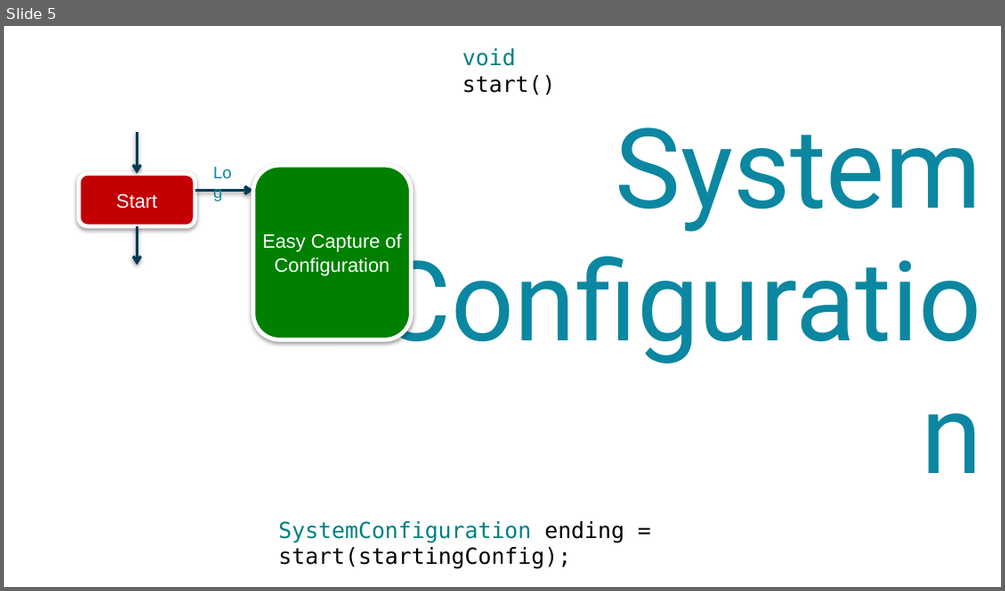
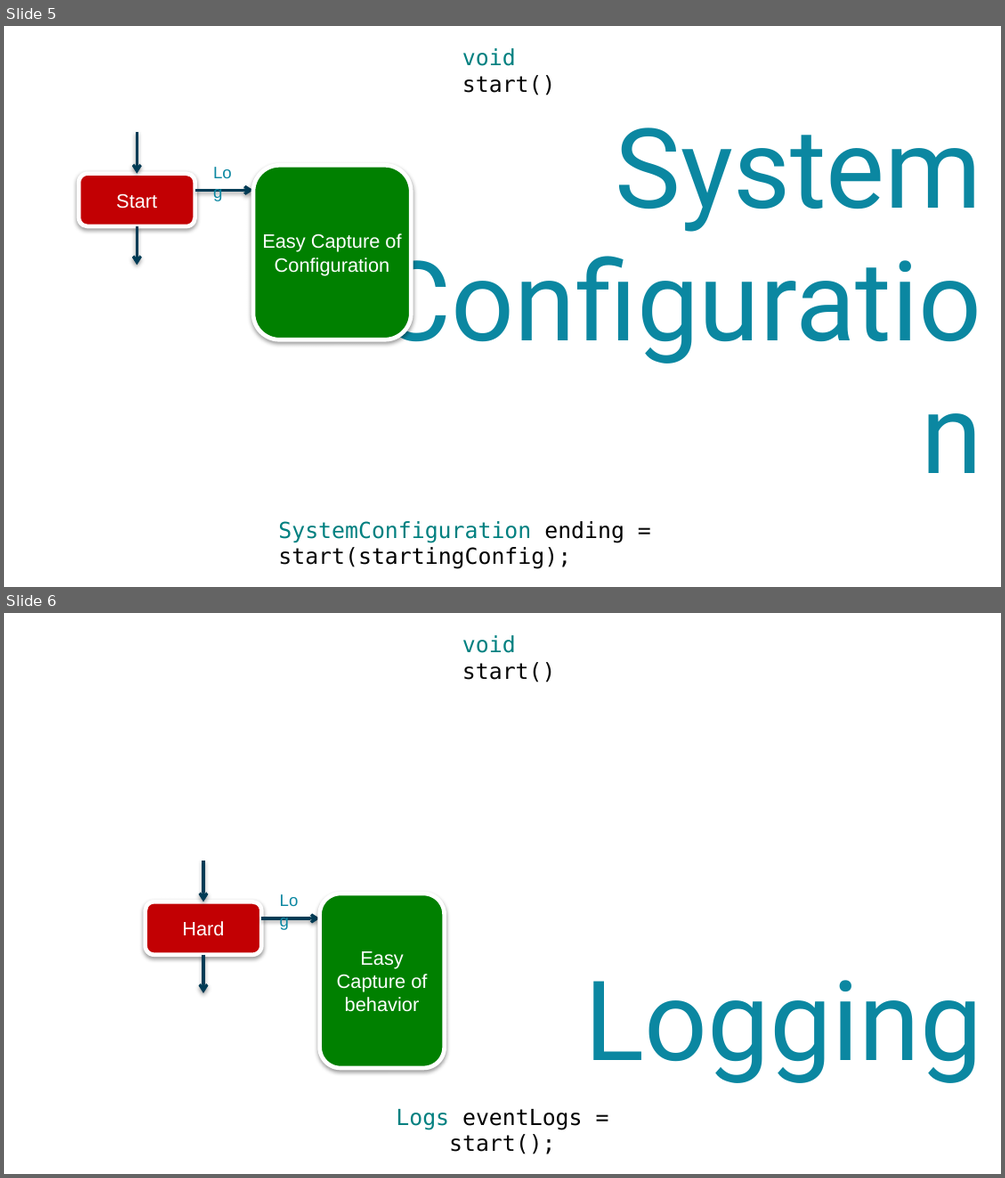
Before and after one commit to LearnWithLlew/TestingLegacyCodeCourse.slides, a slide deck: 05 Functional Harness Retro.pptx. Shown one above the other, each under a label of ours: slide 5 before the commit, slides 5 and 6 after it. The pictures are 1005x591 and 1005x1178 pixels, drawn with LibreOffice and Linux fonts; fonts in the diff are those of the drawing. Boxes give left, top, right and bottom in pixels: in the first picture for what was removed or moved away, otherwise in the second. Text is boxed around its words. In the diff, an @@ line names an element or a change of style, - is before the commit and + after.

Commit message:
Finish Logging

```diff
--- a/05 Functional Harness Retro.pptx
+++ b/05 Functional Harness Retro.pptx
@@ slide 6 added at (4,613,1001,1174), background #FFFFFF @@
@@ text added at (462,635,556,682), 16 pt, text #080808 @@
+void start()
@@ arrow added from (203, 860) to (203, 902), #003B55 2 pt @@
@@ rounded rectangle added at (146,902,262,955), fill #C20003, outline #FFFFFF 3 pt, 14 pt, text #FFFFFF @@
+Hard
@@ text added at (270,885,314,915), 12 pt, text #0B87A1 @@
+Log
@@ rounded rectangle added at (320,893,445,1068), fill #008000, outline #FFFFFF 3 pt, 14 pt, text #FFFFFF @@
+Easy Capture of behavior
@@ arrow added from (261, 918) to (320, 918), #003B55 2 pt @@
@@ arrow added from (203, 955) to (203, 993), #003B55 2 pt @@
@@ title added at (585,980,982,1083), 80 pt, text #0B87A1 @@
+Logging
@@ text added at (396,1109,582,1154), 16 pt, text #000000 @@
+Logs eventLogs = start();
```
Also in this commit, not shown: 2 other slides added.
